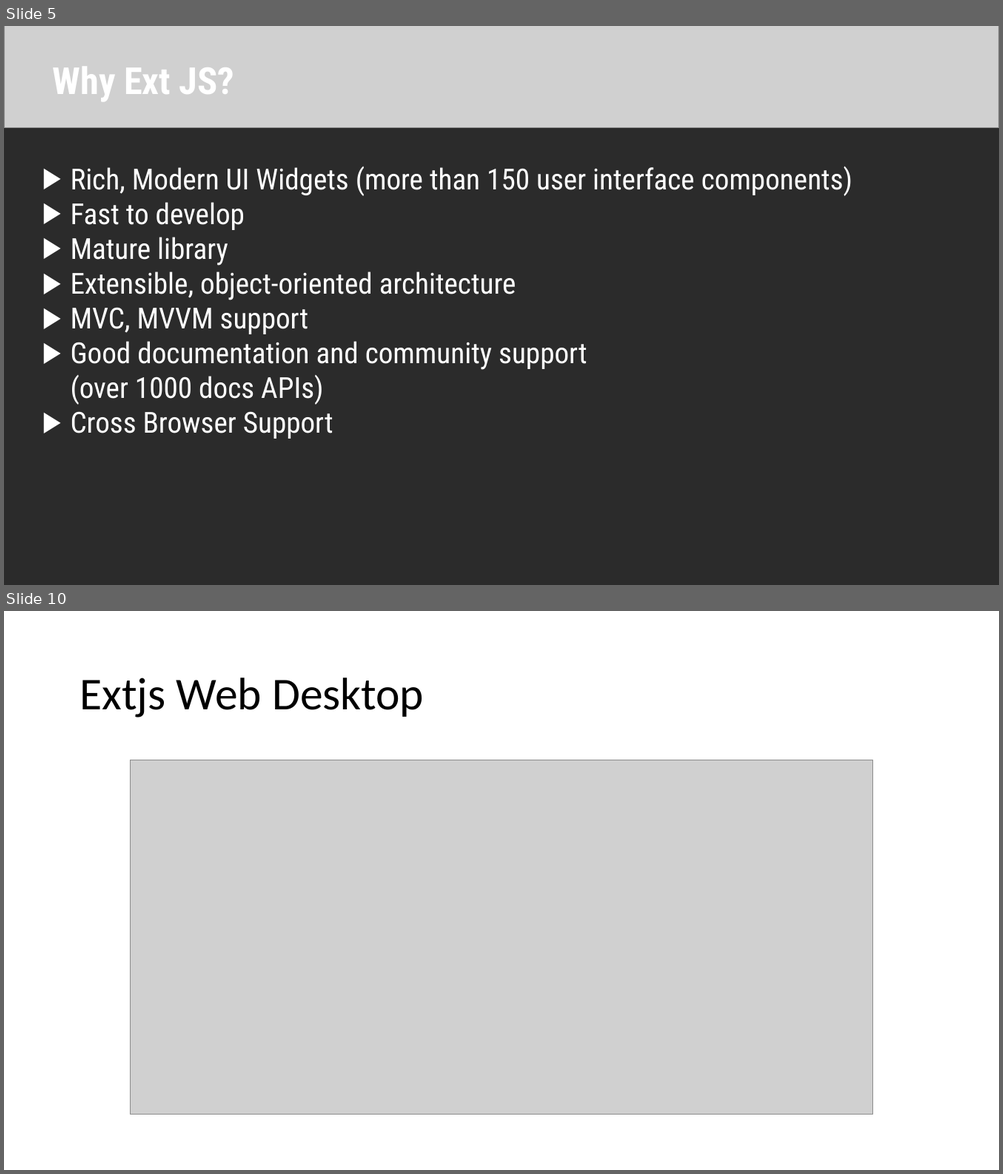
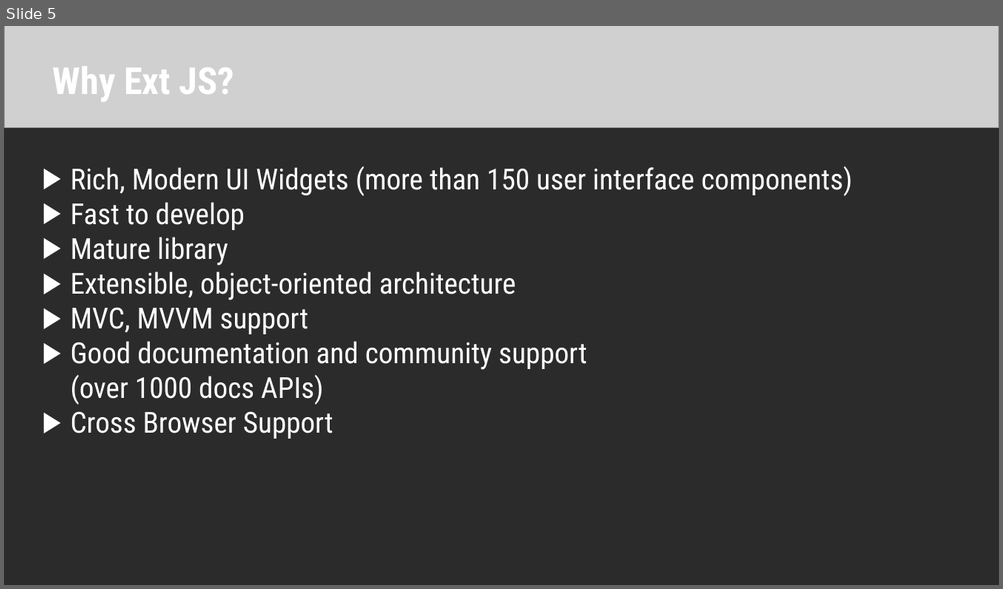
Before and after one commit to cminhho/ExtJS-Presentation, a slide deck: Introduction to Ext JS.pptx. Shown one above the other, each under a label of ours: slides 5 and 10 before the commit, slide 5 after it; the slides between them are not shown. The pictures are 1003x1174 and 1003x589 pixels, drawn with LibreOffice and Linux fonts; fonts in the diff are those of the drawing; grey boxes stand for pictures; background and template pictures are left out; a plain dark background stands for a picture behind light text. Boxes give left, top, right and bottom in pixels: in the first picture for what was removed or moved away, otherwise in the second. Text is boxed around its words. In the diff, an @@ line names an element or a change of style, - is before the commit and + after.

```diff
--- a/Introduction to Ext JS.pptx
+++ b/Introduction to Ext JS.pptx
@@ slide 10 removed at (x1=4, y1=611, x2=999, y2=1170), background #FFFFFF @@
@@ title removed at (x1=79, y1=678, x2=424, y2=718) @@
-Extjs Web Desktop
@@ picture removed at (x1=130, y1=760, x2=873, y2=1116) @@
```
Also in this commit, not shown: 6 slides changed, 10 slides added, 7 other slides removed, 2 other files.
